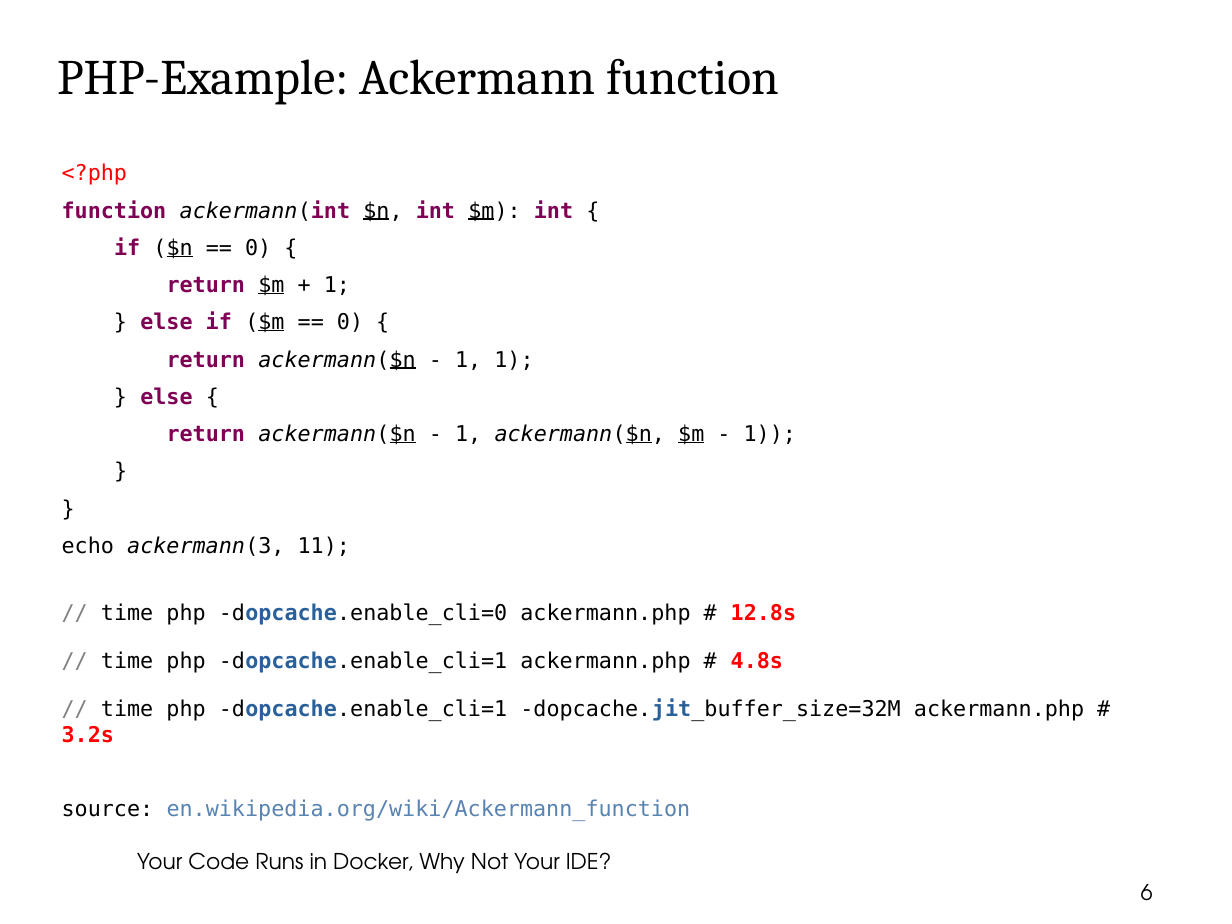
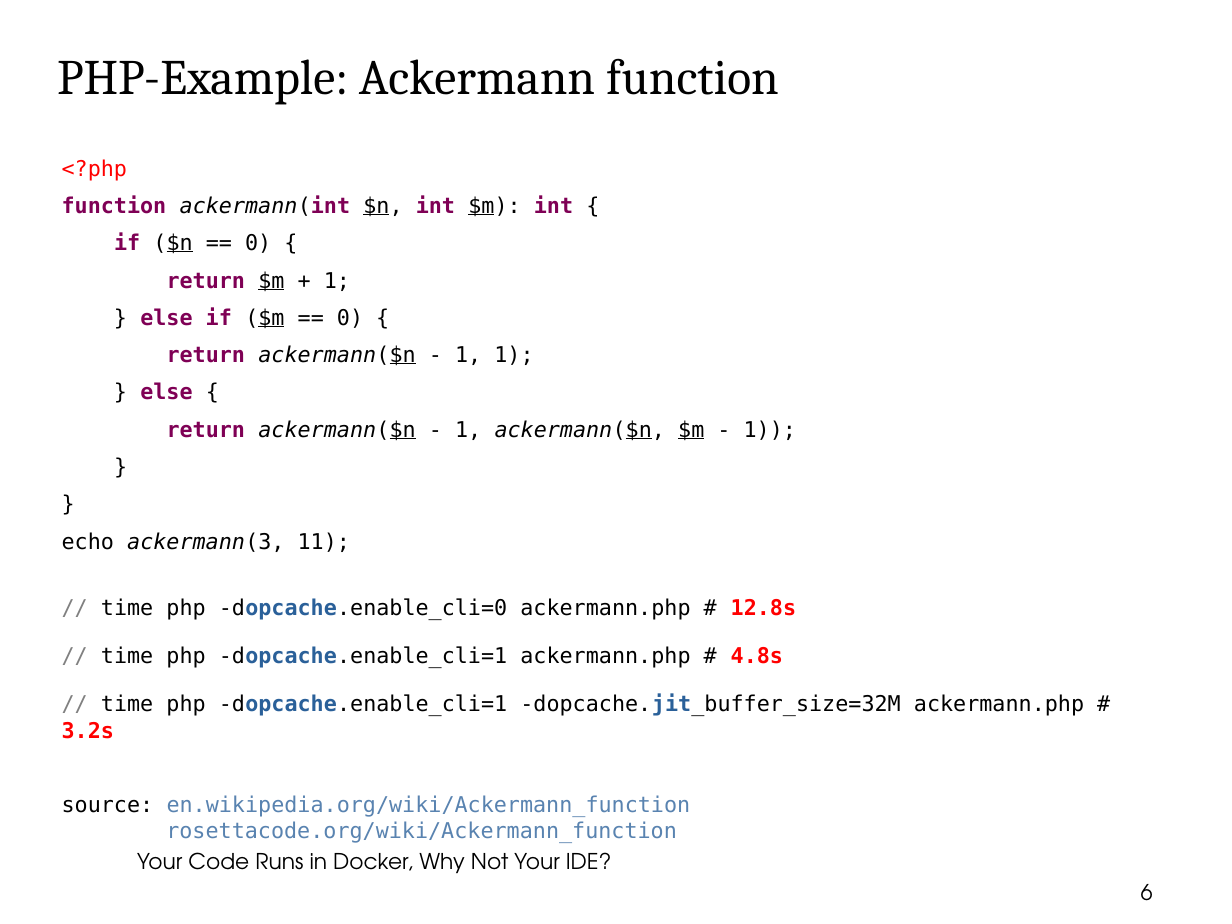
Before and after one commit to thomasbley/php-go-integration, a slide deck: slide 6 of getting_started_with_php_ffi.odp. Drawn at 1232x924 pixels with LibreOffice and Linux fonts; fonts in the diff are those of the drawing; background and template pictures are left out. Boxes give left, top, right and bottom in pixels: in the first picture for what was removed or moved away, otherwise in the second. Text is boxed around its words. In the diff, an @@ line names an element or a change of style, - is before the commit and + after.

Commit message:
updated slides

```diff
--- a/getting_started_with_php_ffi.odp
+++ b/getting_started_with_php_ffi.odp
@@ text at box(62, 795, 691, 843): text changed @@
-source: en.wikipedia.org/wiki/Ackermann_function
+source: en.wikipedia.org/wiki/Ackermann_function
+rosettacode.org/wiki/Ackermann_function
```
Also in this commit, not shown: 1 other slide changed, 1 other file.
